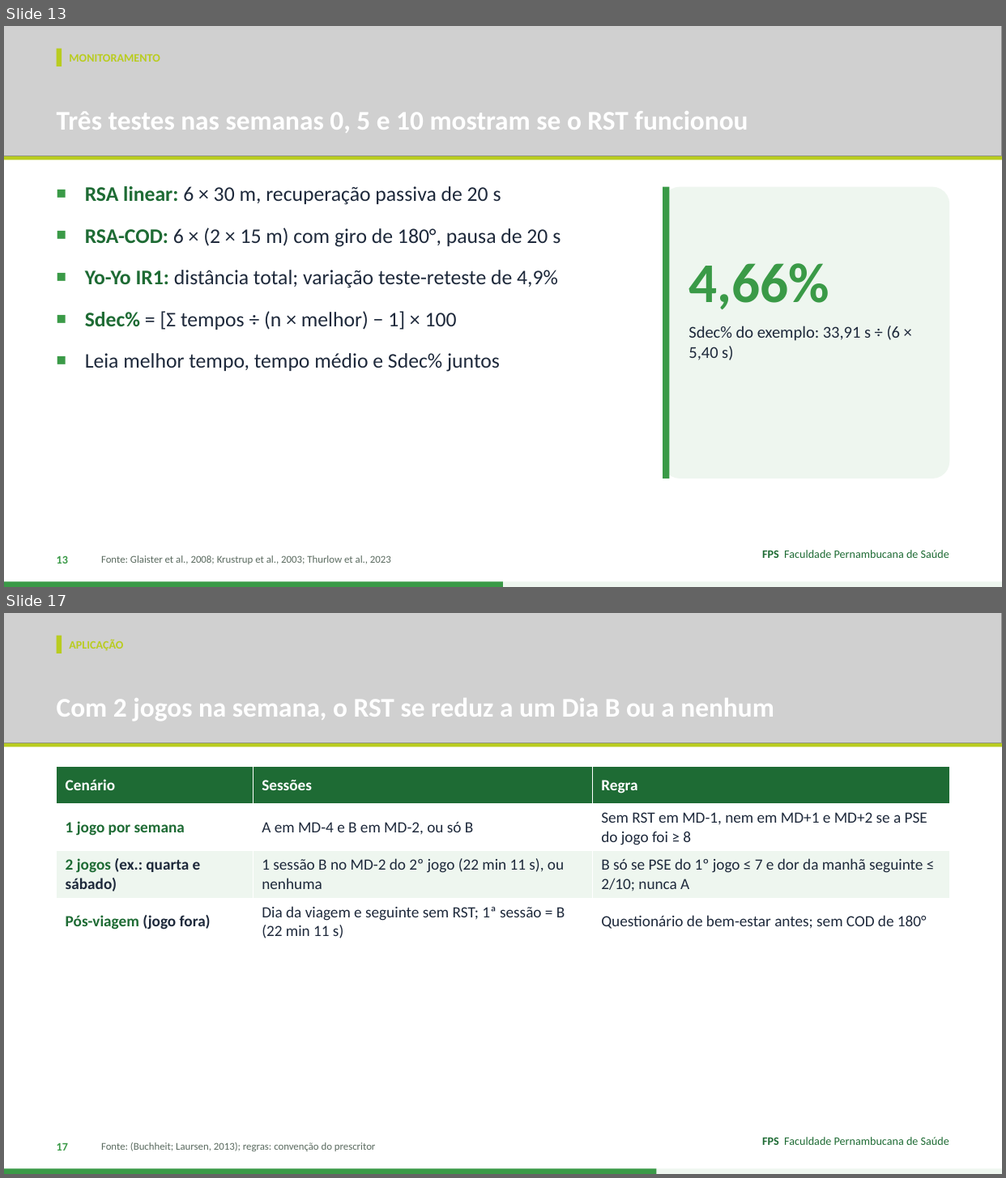
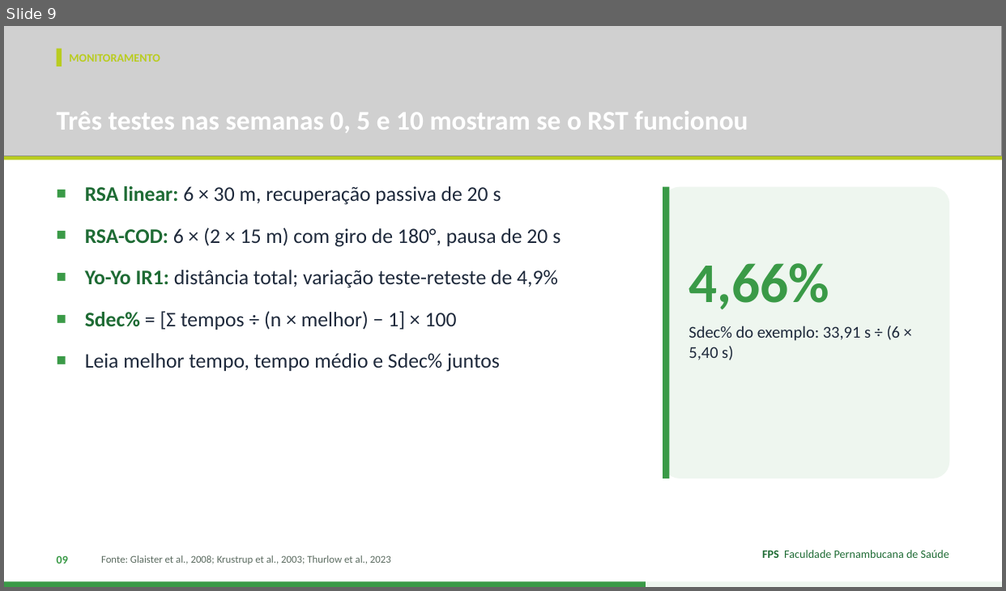
Before and after one commit to Institutomoraisandrade/CRM, a slide deck: trabalho-fps/trabalhos/2026-11-11-handebol-rsa/apresentacao.pptx. Shown one above the other, each under a label of ours: slides 13 and 17 before the commit, slide 9 after it; the slides between them are not shown. The pictures are 1006x1178 and 1006x591 pixels, drawn with LibreOffice and Linux fonts; fonts in the diff are those of the drawing; grey boxes stand for pictures. Boxes give left, top, right and bottom in pixels: in the first picture for what was removed or moved away, otherwise in the second. Text is boxed around its words. In the diff, an @@ line names an element or a change of style, - is before the commit and + after.

```diff
--- a/trabalho-fps/trabalhos/2026-11-11-handebol-rsa/apresentacao.pptx
+++ b/trabalho-fps/trabalhos/2026-11-11-handebol-rsa/apresentacao.pptx
@@ slide 17 removed at [4, 613, 1002, 1174], background #FFFFFF @@
@@ picture removed at [4, 613, 1002, 743] @@
@@ rectangle removed at [57, 636, 62, 653] @@
@@ text removed at [69, 639, 123, 651] @@
-APLICAÇÃO
@@ text removed at [57, 698, 774, 721] @@
-Com 2 jogos na semana, o RST se reduz a um Dia B ou a nenhum
@@ rectangle removed at [4, 743, 1002, 747] @@
@@ table removed at [57, 766, 949, 942], 4 rows, 3 columns @@
-Cenário | Sessões | Regra
-1 jogo por semana | A em MD-4 e B em MD-2, ou só B | Sem RST em MD-1, nem em MD+1 e MD+2 se a PSE do jogo foi ≥ 8
-2 jogos (ex.: quarta e sábado) | 1 sessão B no MD-2 do 2º jogo (22 min 11 s), ou nenhuma | B só se PSE do 1º jogo ≤ 7 e dor da manhã seguinte ≤ 2/10; nunca A
-Pós-viagem (jogo fora) | Dia da viagem e seguinte sem RST; 1ª sessão = B (22 min 11 s) | Questionário de bem-estar antes; sem COD de 180°
@@ text removed at [57, 1144, 68, 1151] @@
-17
@@ text removed at [101, 1143, 376, 1152] @@
-Fonte: (Buchheit; Laursen, 2013); regras: convenção do prescritor
@@ text removed at [762, 1137, 949, 1145] @@
-FPS Faculdade Pernambucana de Saúde
@@ rectangle removed at [4, 1169, 1002, 1174] @@
@@ rectangle removed at [4, 1169, 657, 1174] @@
@@ what was slide 13 is now slide 9 @@
@@ slide 9 changed as well @@
@@ text at [57, 556, 68, 564]: text changed @@
-13
+09
@@ rectangle: place and size @@
-rectangle at [4, 582, 503, 587]
+rectangle at [4, 582, 646, 587]
```
Also in this commit, not shown: 12 other slides changed, 1 slide added, 14 other slides removed, 4 other files.
